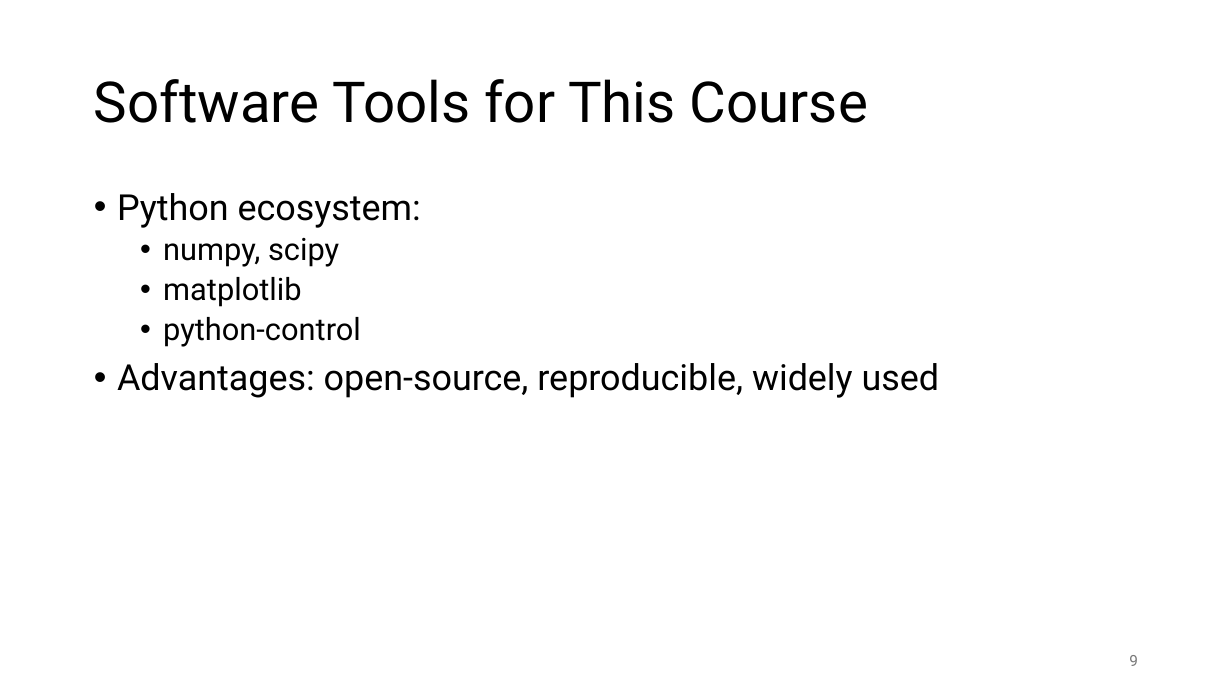
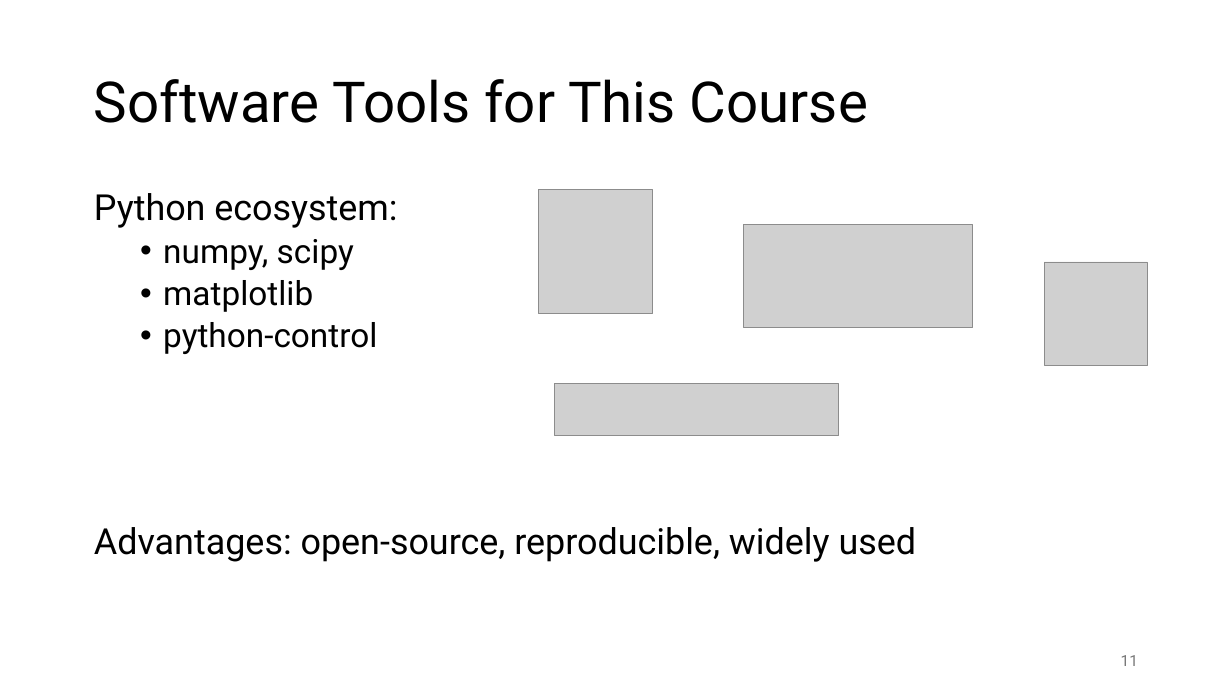
Before and after one commit to FelixWick/control_engineering, a slide deck: slide 11 of slides/0_intro.pptx (slide 9 before the commit). Drawn at 1232x693 pixels with LibreOffice and Linux fonts; fonts in the diff are those of the drawing; grey boxes stand for pictures. Boxes give left, top, right and bottom in pixels: in the first picture for what was removed or moved away, otherwise in the second. Text is boxed around its words. In the diff, an @@ line names an element or a change of style, - is before the commit and + after.

```diff
--- a/slides/0_intro.pptx
+++ b/slides/0_intro.pptx
@@ text "Python ecosystem:" at <box>94,193,917,562</box>: size 24 to 26 pt in "numpy, scipy", "matplotlib", "python-control"; bullet • to none @@
@@ picture added at <box>539,189,653,314</box> @@
@@ picture added at <box>743,225,972,328</box> @@
@@ picture added at <box>1044,262,1148,366</box> @@
@@ picture added at <box>555,384,839,435</box> @@
@@ page number at <box>1121,655,1138,666</box>: text changed @@
-9
+11
```
Also in this commit, not shown: 7 other slides changed, 2 slides added, 1 other file.
